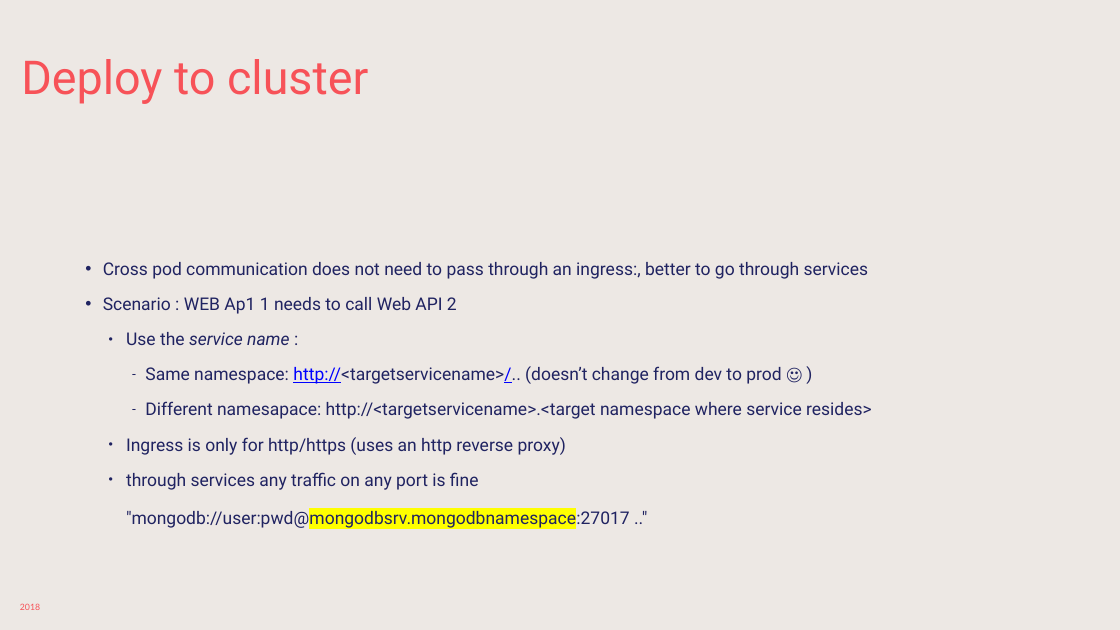
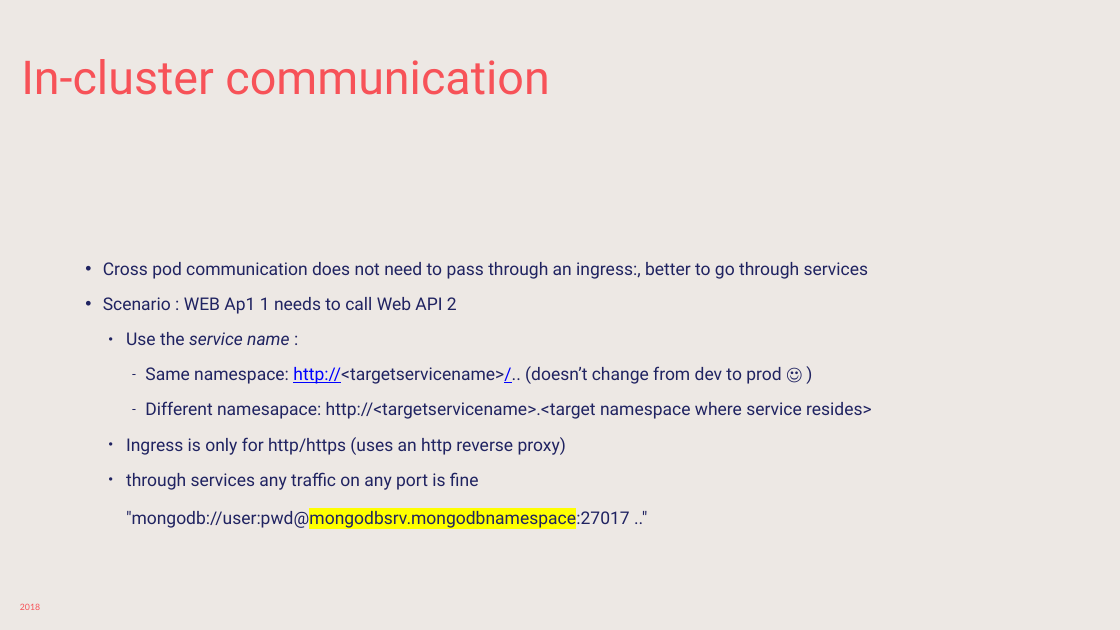
Before and after one commit to sabbadino/deltatre-community-meetups-session-3, a slide deck: slide 21 of K8s-basic.pptx. Drawn at 1120x630 pixels with LibreOffice and Linux fonts; fonts in the diff are those of the drawing; background and template pictures are left out. Boxes give left, top, right and bottom in pixels: in the first picture for what was removed or moved away, otherwise in the second. Text is boxed around its words. In the diff, an @@ line names an element or a change of style, - is before the commit and + after.

```diff
--- a/K8s-basic.pptx
+++ b/K8s-basic.pptx
@@ title at [21,59,549,95]: text changed @@
-Deploy to cluster
+In-cluster communication
```
Also in this commit, not shown: 5 other slides changed.
